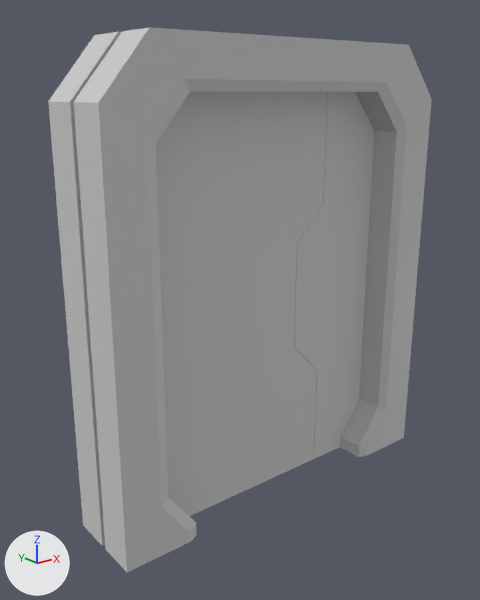
An edit to the FBX model MonKi/Assets/Models/Scenery/Porta.fbx, drawn before and after from the same camera.
Camera for both pictures: a 50 mm lens placed at (27.66, -3.42, 2.53), pointed at (30.15, -0.32, 1.29). Lighting does not change. The marker at lower left points along +X, +Y and +Z.

In view in the first picture: 'Porta Moldura', 'Porta Slider Direita', 'Porta Slider Esquerda'.
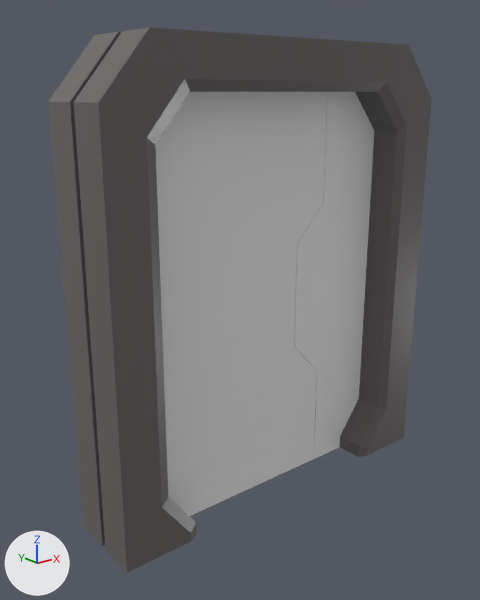
The newer file is also turned or shifted as a whole; pictures and numbers use the older file's frame.

Where the change shows, as pixel boxes [x1, y1, x2, y2] in the pictures (480 x 600 px):
'Porta Moldura', recoloured
    both: [48, 27, 432, 572]

Edits to the bpy script that builds the scene:
```text
Add img_porta_defaultmaterial_basecolor_png:
    img_porta_defaultmaterial_basecolor_png = load_image('Porta_DefaultMaterial_BaseColor.png', 'Texturas/Porta_DefaultMaterial_BaseColor.png', 1024, 1024, 'sRGB')
Add img_porta_defaultmaterial_metallic_png:
    img_porta_defaultmaterial_metallic_png = load_image('Porta_DefaultMaterial_Metallic.png', 'Texturas/Porta_DefaultMaterial_Metallic.png', 1024, 1024, 'Non-Color')
Add img_porta_defaultmaterial_roughness_png:
    img_porta_defaultmaterial_roughness_png = load_image('Porta_DefaultMaterial_Roughness.png', 'Texturas/Porta_DefaultMaterial_Roughness.png', 1024, 1024, 'Non-Color')
Add img_porta_defaultmaterial_normal_png:
    img_porta_defaultmaterial_normal_png = load_image('Porta_DefaultMaterial_Normal.png', 'Texturas/Porta_DefaultMaterial_Normal.png', 1024, 1024, 'Non-Color')
Add mat_defautmaterioal:
    mat_defautmaterioal = bpy.data.materials.new('DefautMaterioal')
    # uses the picture img_porta_defaultmaterial_basecolor_png
    # uses the picture img_porta_defaultmaterial_metallic_png
    # uses the picture img_porta_defaultmaterial_normal_png
    # uses the picture img_porta_defaultmaterial_roughness_png
Change me_porta_moldura:
    where me_porta_moldura.from_pydata(...)  # 156 vertices, 304 faces; spans x -100.0..100.0, y -100.0..100.0, z 0.0..277.0
    remove me_porta_moldura.materials.append(mat_defaultmaterial)  # light grey #cbcbcb
    add me_porta_moldura.materials.append(mat_defautmaterioal)
```
